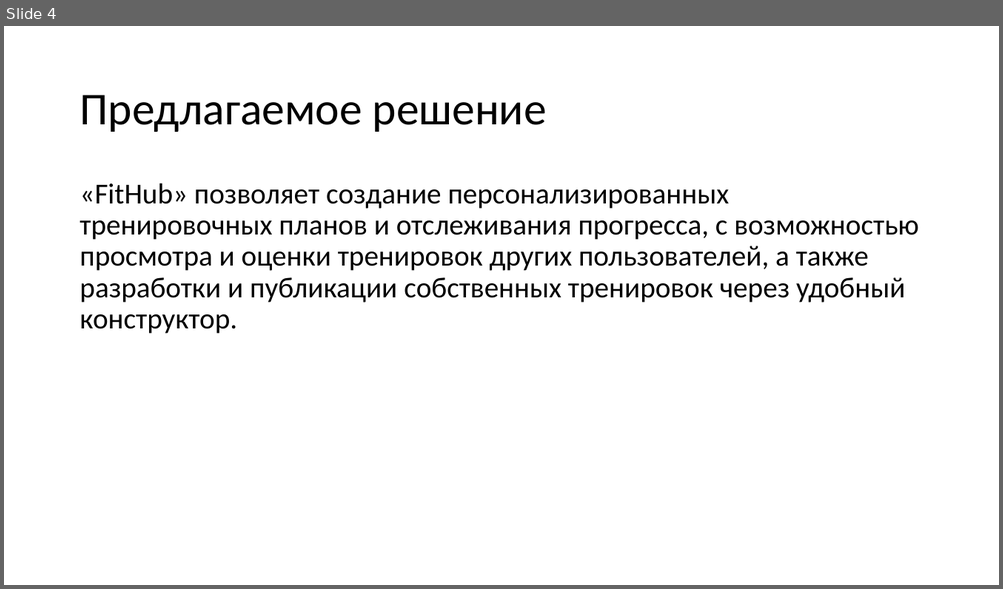
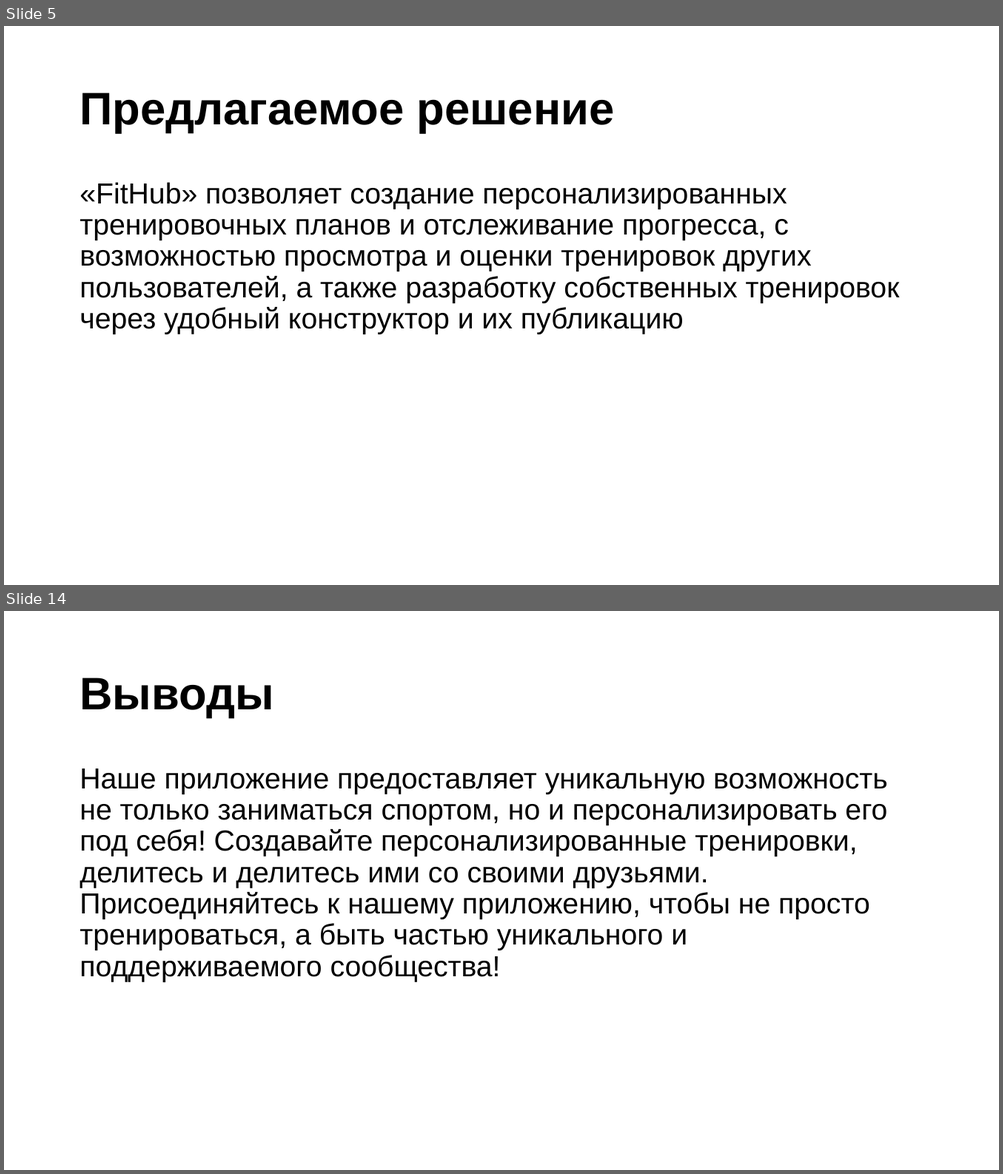
Before and after one commit to partickle/FitHub_Docs, a slide deck: Презентация технического задания.pptx. Shown one above the other, each under a label of ours: slide 4 before the commit, slides 5 and 14 after it; the slides between them are not shown. The pictures are 1003x589 and 1003x1174 pixels, drawn with LibreOffice and Linux fonts; fonts in the diff are those of the drawing. Boxes give left, top, right and bottom in pixels: in the first picture for what was removed or moved away, otherwise in the second. Text is boxed around its words. In the diff, an @@ line names an element or a change of style, - is before the commit and + after.

```diff
--- a/Презентация технического задания.pptx
+++ b/Презентация технического задания.pptx
@@ slide 14 added at [4, 611, 999, 1170], background #FFFFFF @@
@@ title added at [79, 678, 274, 718], 44 pt, text #000000, bold @@
+Выводы
@@ text added at [79, 769, 887, 982], 28 pt, text #000000 @@
+Наше приложение предоставляет уникальную возможность не только заниматься спортом, но и персонализировать его под себя! Создавайте персонализированные тренировки, делитесь и делитесь ими со своими друзьями. Присоединяйтесь к нашему приложению, чтобы не просто тренироваться, а быть частью уникального и поддерживаемого сообщества!
@@ what was slide 4 is now slide 5 @@
@@ slide 5 changed as well @@
@@ title "Предлагаемое решение" at [79, 93, 614, 133]: font Calibri to Arial, bold on @@
@@ text at [79, 182, 899, 335]: text changed; font Calibri to Arial @@
-«FitHub» позволяет создание персонализированных тренировочных планов и отслеживания прогресса, с возможностью просмотра и оценки тренировок других пользователей, а также разработки и публикации собственных тренировок через удобный конструктор.
+«FitHub» позволяет создание персонализированных тренировочных планов и отслеживание прогресса, с возможностью просмотра и оценки тренировок других пользователей, а также разработку собственных тренировок через удобный конструктор и их публикацию
```
Also in this commit, not shown: 2 other slides changed, 11 other slides added, 3 slides removed.
